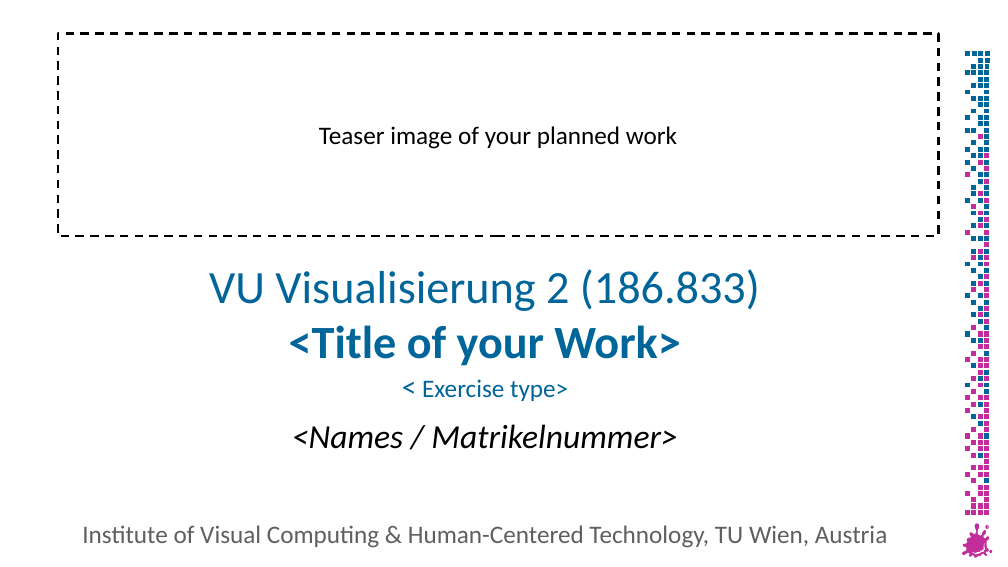
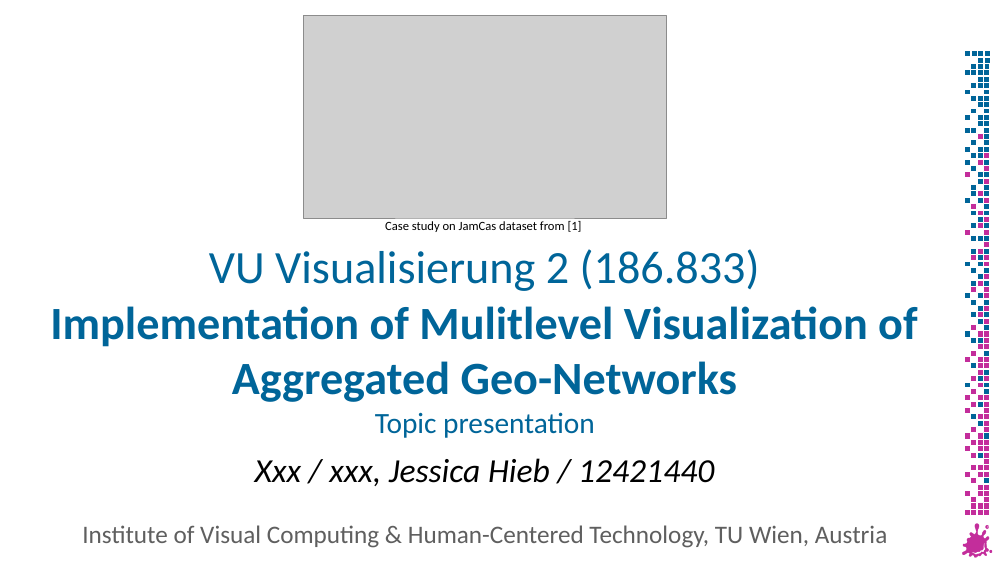
Before and after one commit to jessy911/Visualization, a slide deck: slide 1 of 1. Research Paper Implementation_.pptx. Drawn at 1008x567 pixels with LibreOffice and Linux fonts; fonts in the diff are those of the drawing; grey boxes stand for pictures; background and template pictures are left out. Boxes give left, top, right and bottom in pixels: in the first picture for what was removed or moved away, otherwise in the second. Text is boxed around its words. In the diff, an @@ line names an element or a change of style, - is before the commit and + after.

```diff
--- a/1. Research Paper Implementation_.pptx
+++ b/1. Research Paper Implementation_.pptx
@@ picture added at bbox=[303, 16, 666, 218] @@
@@ rectangle removed at bbox=[57, 33, 938, 236] @@
-Teaser image of your planned work
@@ text added at bbox=[385, 221, 582, 232], 12 pt, text #000000 @@
+Case study on JamCas dataset from [1]
@@ title at bbox=[50, 249, 917, 438]: text changed; bold on @@
-VU Visualisierung 2 (186.833)
-<Title of your Work>
-< Exercise type>
+VU Visualisierung 2 (186.833)
+Implementation of Mulitlevel Visualization of Aggregated Geo-Networks
+Topic presentation
@@ subtitle at bbox=[255, 458, 714, 486]: text changed @@
-<Names / Matrikelnummer>
+Xxx / xxx, Jessica Hieb / 12421440
```
Also in this commit, not shown: 2 other slides changed, 1 slide added.
